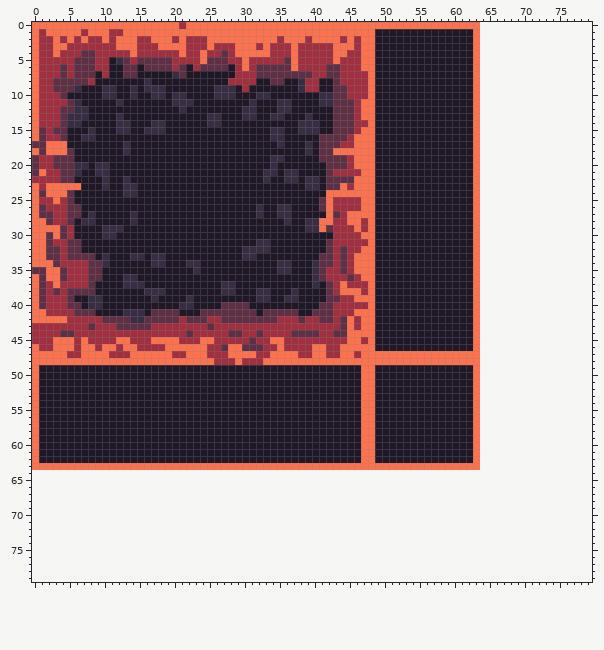
File history of a pixel-art file, Art/Environment/lava_world.aseprite. Above: the version before the commit.
64x64 pixels, 1 frame. The old version is drawn lined up with the new one, on the new canvas.
And afterwards:
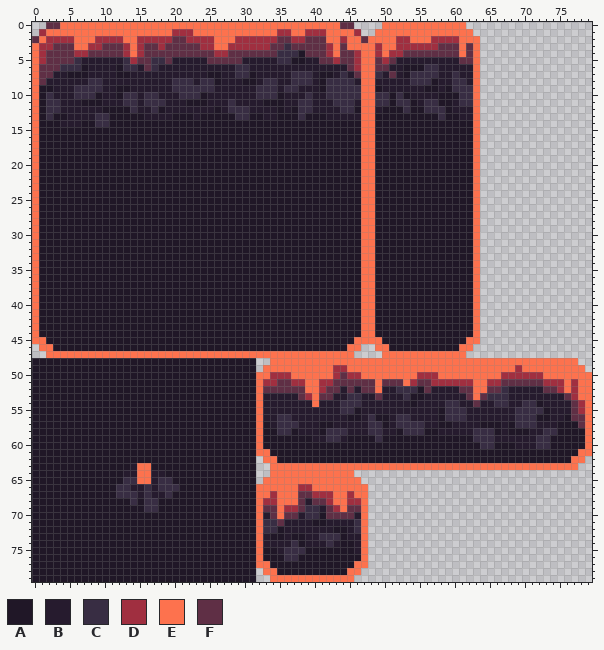
Palette (. is transparent): A #201727  B #261b2e  C #382d43  D #a02f40  E #fd724e  F #5f2f45
The edit:
canvas 64x64 -> 80x80
Changed rows in their new state; - is an unchanged pixel.
first column x 0:
 0 ..FF-----------------E----------------------FF....------------..----------------
 1 .------E---EE-------DDD------------DD--DDD----D..EEEEEEEEEEEEEE.----------------
 2 FE-D-DE-E-D-D----DDDFF---D---DDDDDDFFDDFFF----EF-EEEDDEEEDDDDEE-----------------
 3 ---FFFEE--FFFD--FFDFFFFF-DEE-DDD-DFFCFFFFF--F-E--DEEDDDDDDFFFEF-----------------
 4 --FFFF-D-FFFF---FFFFFFFFFF-DFFFFFFFCCCAFFF--FF---DEDDFFFFFFFFEF-----------------
 5 --FFFFCBBBBBBC---CC-BBBBB---FFBBBBBCCAABBFFDFF---FDFBBBBBBBBBFF-----------------
 6 -FFFCCCABBBB-CCB-CBBBBBBBBBBBCCBBBBBBBBBBBBBBF---FFBB---CCBBBBB-----------------
 7 -FFBBAAABBBB-ABBBBBBBBBBB--BBCCABBBBBCCCBAABCBFE-CBFB-CCCCBBCBB-----------------
 8 -FBBBBBBCCBBBBBBBBBBCCCBCC-BBBAABCCBBC-CB-CCCCBE-BBBBBCCC-BBCCB-----------------
 9 -AABBB-CCCBB--BBBBBBCCCCCCBBBBBBCCCBCCBBB-CCCCCE--BBBBBB--B-CCC-----------------
10 -ACBBBCCC-BB-C-BC-BBB-CC-BBBBBBB--C-BBBCBB-CCCCE-CC-C-BBBB---CC-----------------
11 -ACCBBB---BBBCCBCCCBBBA--BBBCBBBB--ABBCCBBBCCCB--CC-CC-BCC--BCC-----------------
12 -ACCBBBBBB----CBBC-BBBBBBB-BCC-BBBBAB-CCBBBBCCA--B---C--CCC-BBB-----------------
13 -ACAABBBBCC-A---BBBB---B-AA--C-A-BBA--CA--BBBBB-----------C--BB-----------------
14 -AAABBB--CC-AA---AA------AA-----------AAA--AAAAE--------------------------------
15 -AAAA---A---AA--AAA---------------AA--AAA--AAAA---------------------------------
16 -AAAA--AA-------------------------AA-----AAAAAA---------------------------------
17 EAAAA--------A---------------------A---A-AAAAAA---------------------------------
18 -AAAAA-------A-------------------------A-AAAAAA---------------------------------
19 EAAAAA----------------------------AA-----AAAAAA---------------------------------
20 EAAAAAAA-AA-----------------------A-------AAAAA---------------------------------
21 EAAAAAA--AA----------------------AA-AA----AAAAA---------------------------------
22 EAAAAA----A--A-------------------A--AA-AA-AAAAA---------------------------------
23 -AAAAAA---A--AA------------------------AA-AAAAA---------------------------------
24 -AAAAA-------AA---------------------------AAAAA---------------------------------
25 -AAAAA-----------------------------------AAAAAA---------------------------------
26 -AAAAAA-------------------------A--AA----AAAAAA---------------------------------
27 -AAAAAA-A-----A-----------------A--AA-----AAAAA---------------------------------
28 -AAAAA-AA-----A---------------------A--AAAAAAAAE--------------------------------
29 -AAAAA----AAA--------------------------AAAAAAAAE--------------------------------
30 -AAAAA----AA-------------------------------AAAA---------------------------------
31 -AAAAAA-------------------------AA--------AAAAAE--------------------------------
32 -AAAAAA-----------------------AAAA--------AAAAA---------------------------------
33 -AAAAAAAA-A---AA-AA-----------AA---------AAAAAA---------------------------------
34 -AAAAAAAAAA------AA---AA-----------AA---AAAAAAA---------------------------------
35 EAAAAAAAAA-------------A-----------AA---AAAAAAA---------------------------------
36 -AAAAAAAAA---AA-------------------------AAAAAAA---------------------------------
37 -AAAAAAAA----AAA-----------AA-----------A-AAAAAE--------------------------------
38 -AAAAAAAA-------AAA--------AA---AA---A----AAAAAE--------------------------------
39 -AAAAA--AA-------A----A---------AA--AA----AAAAA---------------------------------
40 -AAAAAA-AA-----------AA----AAAA----------AAAAAAE--------------------------------
41 -AAAAAAAA----AAA-AAAA---AAAAAAAA-AAAAA--AAAAAAA---------------------------------
42 -AAAAAAAAAAAAAAAAAAAAAAAAAAAAAAAAAAAAAAAAAAAAAA---------------------------------
43 EAAAAAAAAAAAAAAAAAAAAAAAAAAAAAAAAAAAAAAAAAAAAAA---------------------------------
44 EAAAAAAAAAAAAAAAAAAAAAAAAAAAAAAAAAAAAAAAAAAAAAA---------------------------------
45 EEAAAAAAAAAAAAAAAAAAAAAAAAAAAAAAAAAAAAAAAAAAAA-E-E------------E-----------------
46 .EEAAAAAAAAAAAAAAAAAAAAAAAAAAAAAAAAAAAAAAAAAA--..EE----------EE.----------------
47 ..---EE----EEE------EE---EEE----EE----EE--EE--....------------..----------------
48 AAAAAAAAAAAAAAAAAAAAAAAAAAAAAAAA..------------------------------EEEEEEEEEEEEEE--
49 A-------------------------------.EEEEEEEEEEDDEE--EEEEEEEEEEEEEE-EEEEEDEEEEEEEEE-
50 A-------------------------------EEDDDEEEEEEDFDD--EEEEEEDDDEEEEE-EEEDDDDDDEEEEEEE
51 A-------------------------------EDDFFDDEEDDFFFFFFEFFFEDFFDDDDDD-EDDFFFFFFDDDEDEE
52 A-------------------------------EFFFFFFEEDFFBFBFFEBBCCC-FBBBBFF-EFFCBBBBBFFDEDEE
53 A-------------------------------EBBBBBFDEFFBBCCBBFBBBC--BBBBBBF-FCCCBBBBBBBBFDEE
54 A-------------------------------EBBBBBBBEBBBCCCBBBBBBB-BBBBCCBBFBBCCBBCCABBBBFDE
55 A-------------------------------EBBBBBBBBBBBCC-BBBBBBBBBBB-CCCBBBBBBBCCCCABBBFDE
56 A-------------------------------EBBCCBBBBBBBB--BC--BCCBBBB-CCCBBBBBBBCCCAABBAFFE
57 A-------------------------------E-BCCCBBB--BBBBBCC-BCCCCBB--BBBBAAABACCCBBBAAAFE
58 A-------------------------------E--CC-BBB-CCCBBBCCBB-CCC--BBBBBCCCABAAABBCCAAAAE
59 A-------------------------------E-------BBCCB--AAC-------------CCCBBBBBBCCAAAAAE
60 A-------------------------------E--------------AA--------------ACCAAABBBCCAAAAAE
61 A-------------------------------EE-------------AA--------------AAAAAAAAAAAAAAAEE
62 A-------------------------------.EE------------AA--------------AAAAAAAAAAAAAAEE-
63 AAAAAAAAAAAAAAB--AAAAAAAAAAAAAAA..------------------------------EEEEEEEEEEEEEE--
64 AAAAAAAAAAAAABBEEBBAAAAAAAAAAAAA--EEEEEEEEEEEE----------------------------------
65 AAAAAAAAAAAAACCEEBCCAAAAAAAAAAAA-EEEEEEEEEEEEEE---------------------------------
66 AAAAAAAAAAAACCBBCBCCCAAAAAAAAAAAEEEEEEDDEEEEEEEE--------------------------------
67 AAAAAAAAAAAACCCBCBBCAAAAAAAAAAAAEEDEEEFFDDDEEDEE--------------------------------
68 AAAAAAAAAAAAAACACCAAAAAAAAAAAAAAEDDEEEFBFFDEEDDE--------------------------------
69 AAAAAAAAAAAAAAAACCAAAAAAAAAAAAAAEFFEDDFCCBFDEFFE--------------------------------
70 AAAAAAAAAAAAAAAAAAAAAAAAAAAAAAAAEBFEFFBCCAFFFFBE--------------------------------
71 AAAAAAAAAAAAAAAAAAAAAAAAAAAAAAAAECCFBBBBAABBBBCE--------------------------------
72 AAAAAAAAAAAAAAAAAAAAAAAAAAAAAAAAECCABBBBBBBAABCE--------------------------------
73 AAAAAAAAAAAAAAAAAAAAAAAAAAAAAAAAEBAABAABBCCCABBE--------------------------------
74 AAAAAAAAAAAAAAAAAAAAAAAAAAAAAAAAEBBBBCABBBCBAABE--------------------------------
75 AAAAAAAAAAAAAAAAAAAAAAAAAAAAAAAAEAABCCCAAAAAAABE--------------------------------
76 AAAAAAAAAAAAAAAAAAAAAAAAAAAAAAAAEAAACCAAAAAAAAAE--------------------------------
77 AAAAAAAAAAAAAAAAAAAAAAAAAAAAAAAAEEAAAAAAAAAAAAEE--------------------------------
78 AAAAAAAAAAAAAAAAAAAAAAAAAAAAAAAA-EEAAAAAAAAAAEE---------------------------------
79 AAAAAAAAAAAAAAAAAAAAAAAAAAAAAAAA--EEEEEEEEEEEE----------------------------------
Boxes around the changes in both pictures, in picture pixels (x1, y1, x2, y2):
changed: (32, 22, 592, 582)
